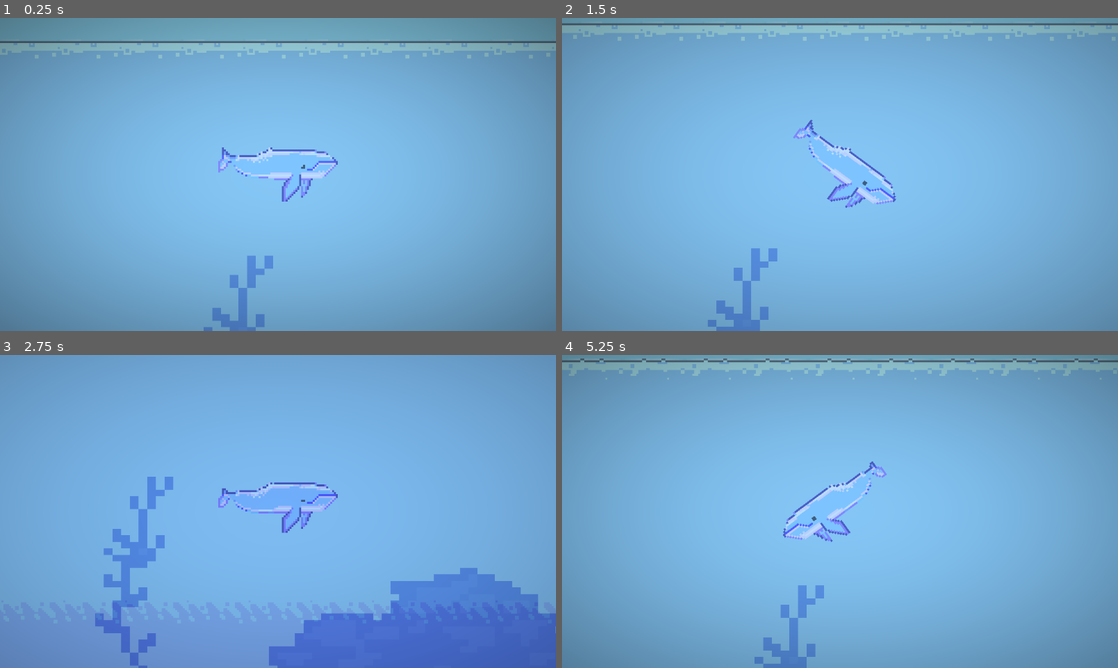
Above: before the commit, frames 1-4 (two rows, left to right).
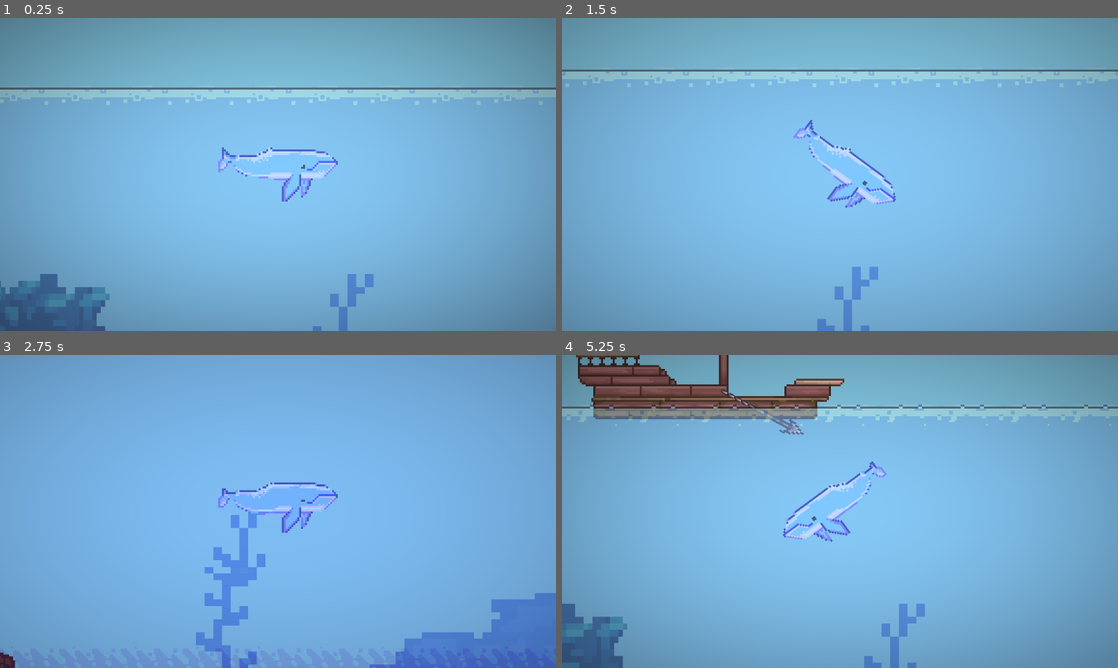
Above: after the commit, the same moments.

Repository: milana-94888u/revenge-of-the-deep
Game: Godot game, scene res://src/world/world.tscn
Two runs of this game, one before a commit and one after it. Both use one fixed random seed, a clock stepped at 60 frames per second and the inputs below.
Inputs:
- Up to frame 1 (0.25 s): no input
- Up to frame 2 (1.5 s): hold Right (ui_right) 0.53-1.28 s; hold Down (ui_down) from 1.28 s (still down)
- Up to frame 3 (2.75 s): release Down (ui_down) at 2.03 s; hold Right (ui_right) from 2.03 s (still down)
- Up to frame 4 (5.25 s): release Right (ui_right) at 2.78 s; hold Up (ui_up) 2.78-3.53 s; hold Left (ui_left) 3.53-5.03 s; hold Down (ui_down) from 5.03 s (still down)

The runs differ from the first frame. In frame 1, 9.9% of the frame differs, in the area x 0-100%, y 7-100%; in frame 2, 7.5%; in frame 3, 12%; in frame 4, 13%, in the area x 0-100%, y 0-100%.

Commit message:
harpoon capture whale

Diff:
--- a/src/harpoon/harpoon.gd
+++ b/src/harpoon/harpoon.gd
@@ -16,6 +16,8 @@
 var move_mode := MoveMode.KEEP
 var direction := Vector2.DOWN
 
+var captured_whale: Whale
+
 
 @onready var rope_line := $RopeLine as Line2D
 @onready var head := $HeadArea as Area2D
@@ -28,6 +30,8 @@
 func set_head_position(pos: Vector2) -> void:
 	rope_line.points[1] = pos
 	head.position = pos
+	if captured_whale:
+		captured_whale.global_position = head.global_position
 
 
 func launch(launch_direction: Vector2) -> void:
@@ -50,6 +54,8 @@
 	if get_rope_vector().length() < length * 0.1:
 		set_head_position(Vector2.ZERO)
 		move_mode = MoveMode.KEEP
+		if captured_whale:
+			captured_whale.die()
 		returned.emit()
 
 
@@ -59,9 +65,11 @@
 		MoveMode.EXTEND:
 			extend(frame_change)
 		MoveMode.RETRACT:
-			retract(frame_change)
+			retract(0.3 * frame_change if captured_whale else frame_change)
 
 
 func _on_head_area_body_entered(body: Node2D) -> void:
 	if body is Whale:
-		body
+		body.capture(global_position.x)
+		captured_whale = body
+		move_mode = MoveMode.RETRACT
--- a/src/whale/whale.gd
+++ b/src/whale/whale.gd
@@ -1,5 +1,8 @@
 extends CharacterBody2D
 class_name Whale
+
+
+signal captured
 
 
 @export var speed := 200.0
@@ -68,5 +71,15 @@
 		set_input_direction_strenght(event, action)
 
 
+func capture(harpoon_x_position: float) -> void:
+	if global_position.x > harpoon_x_position:
+		skew = 0.25 * PI
+	else:
+		skew = -0.25 * PI
+	set_process(false)
+	set_process_unhandled_input(false)
+	$CollisionShape2D.set_deferred("disabled", true)
+
+
 func die() -> void:
-	skew = PI * 0.25
+	get_tree().reload_current_scene()
--- a/src/world/world.gd
+++ b/src/world/world.gd
@@ -2,5 +2,7 @@
 
 
 func _process(_delta: float) -> void:
-	var depth := clampf($Whale.position.y, 0.0, 928.0) / 928.0
+	var depth: float
+	if has_node("Whale"):
+		depth = clampf($Whale.position.y, 0.0, 928.0) / 928.0
 	$DirectionalLight2D.energy = (1 - depth) * 2.0
--- a/src/world/world.tscn
+++ b/src/world/world.tscn
@@ -178,17 +178,18 @@
 [node name="CanvasModulate" type="CanvasModulate" parent="."]
 color = Color(0.447059, 0.352941, 0.537255, 1)
 
-[node name="Whale" parent="." instance=ExtResource("2_wfaic")]
-z_index = -100
-position = Vector2(742, 71)
-
 [node name="ShipPath" type="Path2D" parent="."]
 curve = SubResource("Curve2D_5kqrm")
 metadata/_edit_lock_ = true
 
 [node name="Ship" parent="ShipPath" instance=ExtResource("6_q7bx0")]
+z_index = -100
 position = Vector2(195, -20)
 metadata/_edit_lock_ = true
+
+[node name="Whale" parent="." instance=ExtResource("2_wfaic")]
+z_index = -100
+position = Vector2(481, 47)
 
 [node name="CanvasLayer" type="CanvasLayer" parent="."]
 
